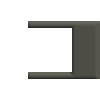
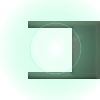
Two versions of the same layered image (100x100). Layer-by-layer changes:
added layer "Angle copy" above "Angle" over [0, 0, 100, 100]
